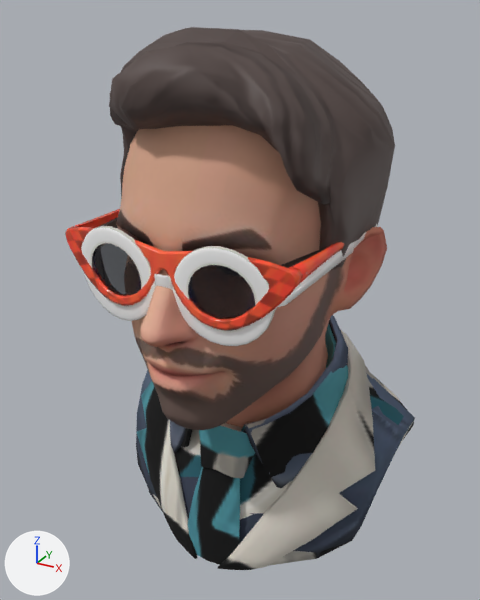
The glTF model models/bust.glb as it was, and as the next commit left it.
Both versions are drawn from a 50 mm camera at (0.205, -0.378, 0.783) aimed at (-0.008, 0.011, 0.588). Every picture has the same lights, and +X, +Y and +Z are marked at lower left.

The first picture shows 'Wolf3D_Glasses.002', 'Wolf3D_Glasses.003', 'Wolf3D_Hair', 'Wolf3D_Head', 'Wolf3D_Shirt', 'Wolf3D_Shirt.004'.
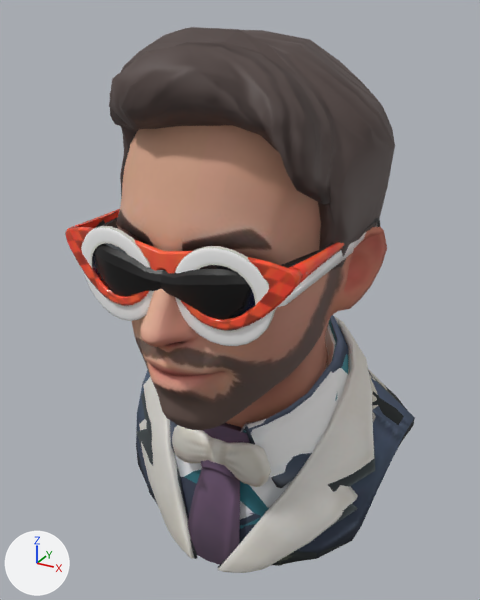
Boxes (x1, y1, x2, y2) around the edits, measured in the pictures (480 x 600 px):
'Wolf3D_Shirt.004', surface changed
    both: (137, 323, 414, 570)
'Wolf3D_Shirt.001', added
    after: (139, 317, 387, 573)
'Wolf3D_Glasses.001', added (black)
    after: (94, 210, 380, 320)
'Wolf3D_Shirt.002', added
    after: (275, 378, 395, 566)

The change, as a list of edits to the scene's bpy script:
```text
Add img_shirt_2_diffuse_001:
    img_shirt_2_diffuse_001 = load_image('shirt_2_diffuse.001', '_unpacked/shirt_2_diffuse.001', 256, 256, 'sRGB')
Add img_shirt_4_n:
    img_shirt_4_n = load_image('shirt_4_N', '_unpacked/shirt_4_N', 256, 256, 'Non-Color')
Add img_shirt_6_diffuse:
    img_shirt_6_diffuse = load_image('shirt_6_diffuse', '_unpacked/shirt_6_diffuse', 256, 256, 'sRGB')
Change mat_wolf3d_shirt_004:
    mat_wolf3d_shirt_004.texture: img_shirt_2_diffuse -> img_shirt_2_diffuse_001
Add mat_wolf3d_shirt_002:
    mat_wolf3d_shirt_002 = bpy.data.materials.new('Wolf3D_Shirt.002')
    # uses the picture img_shirt_4_n
    # uses the picture img_shirt_6_diffuse
Add mat_wolf3d_shirt_001:
    mat_wolf3d_shirt_001 = principled_material('Wolf3D_Shirt.001')
    mat_wolf3d_shirt_001.texture = img_shirt_2_diffuse
    mat_wolf3d_shirt_001.metallic = 0.5
    mat_wolf3d_shirt_001.roughness = 0.749
Add mat_wolf3d_glasses_001:
    mat_wolf3d_glasses_001 = principled_material('Wolf3D_Glasses.001')
    mat_wolf3d_glasses_001.base_color = (0.00226, 0.00168, 0.00184)  # black #070606
    mat_wolf3d_glasses_001.roughness = 0.45
Add me_wolf3d_shirt_002:
    me_wolf3d_shirt_002.from_pydata(...)  # 466 vertices, 910 faces; spans x -0.112..0.112, y -0.048..0.136, z 0.397..0.542
    me_wolf3d_shirt_002.materials.append(mat_wolf3d_shirt_002)
Add me_wolf3d_shirt_001:
    me_wolf3d_shirt_001.from_pydata(...)  # 929 vertices, 1766 faces; spans x -0.111..0.111, y -0.059..0.139, z 0.395..0.564
    me_wolf3d_shirt_001.materials.append(mat_wolf3d_shirt_001)  # picture img_shirt_2_diffuse
Add me_wolf3d_glasses_001:
    me_wolf3d_glasses_001.from_pydata(...)  # 145 vertices, 230 faces; spans x -0.085..0.085, y -0.099..0.038, z 0.622..0.661
    me_wolf3d_glasses_001.materials.append(mat_wolf3d_glasses_001)  # black #070606
Add ob_wolf3d_shirt_002:
    ob_wolf3d_shirt_002 = bpy.data.objects.new('Wolf3D_Shirt.002', me_wolf3d_shirt_002)
    ob_wolf3d_shirt_002.location = (0.0, 0.0, 0.0)
Add ob_wolf3d_shirt_001:
    ob_wolf3d_shirt_001 = bpy.data.objects.new('Wolf3D_Shirt.001', me_wolf3d_shirt_001)
    ob_wolf3d_shirt_001.location = (0.0, 0.0, 0.0)
Add ob_wolf3d_glasses_001:
    ob_wolf3d_glasses_001 = bpy.data.objects.new('Wolf3D_Glasses.001', me_wolf3d_glasses_001)
    ob_wolf3d_glasses_001.location = (0.0, 0.0, 0.0)
```
